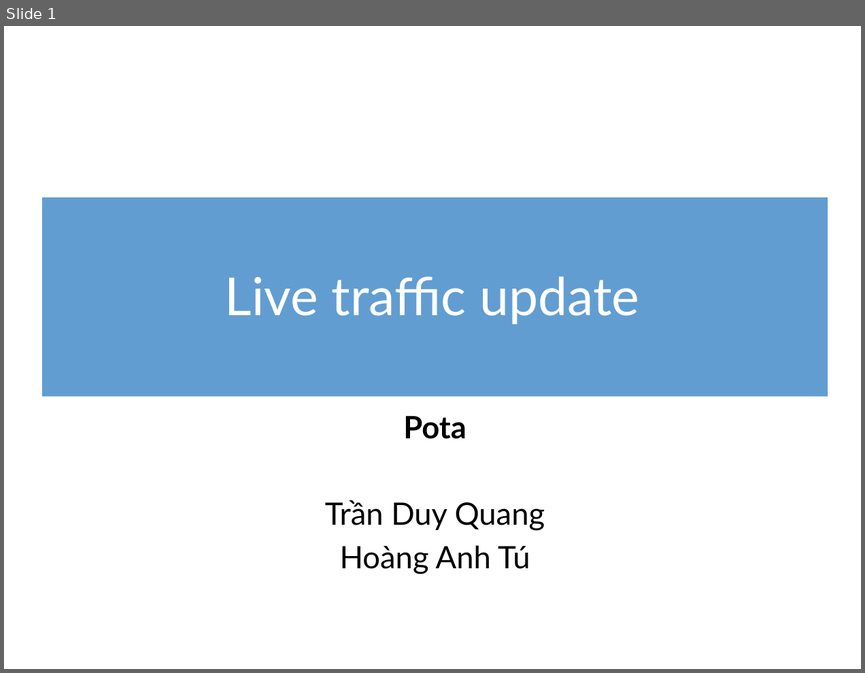
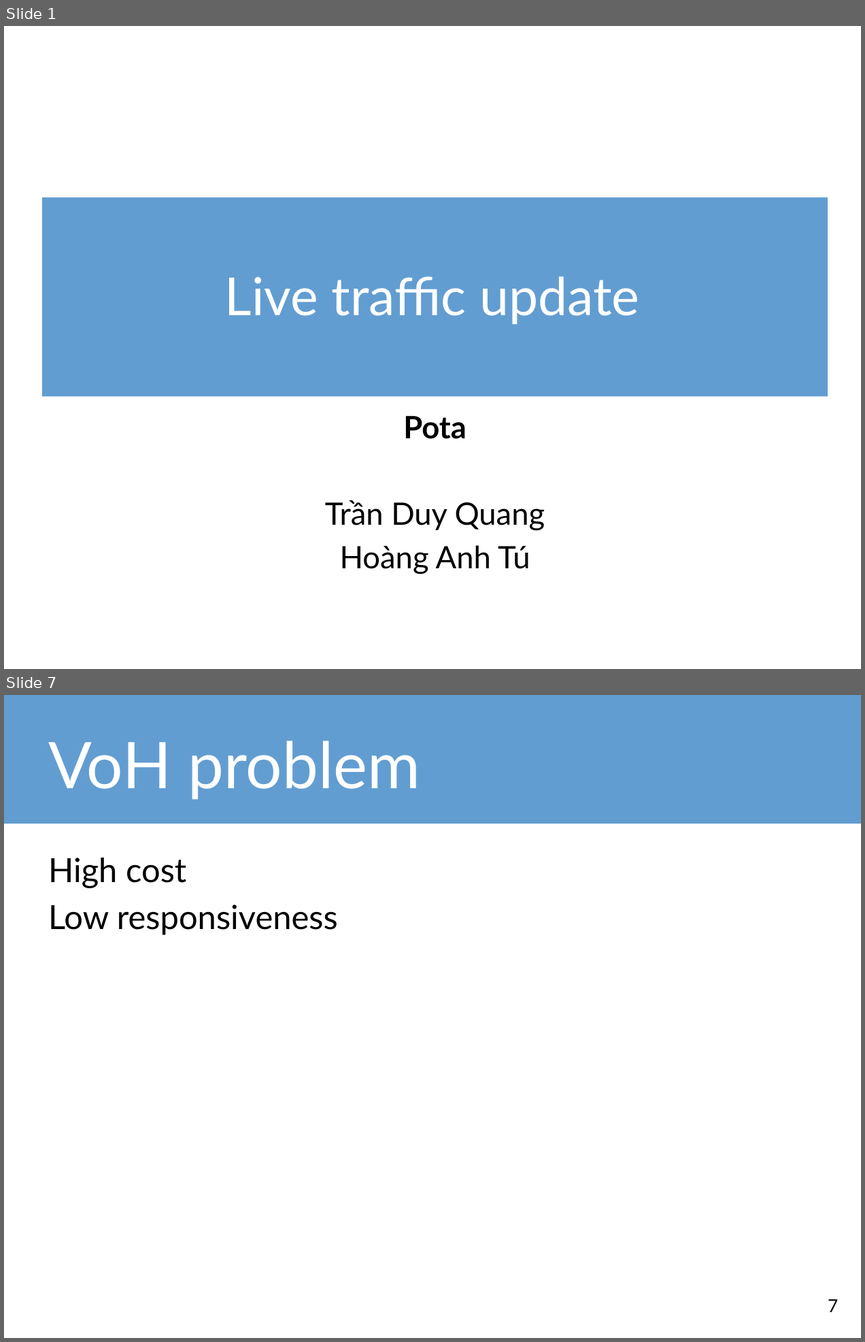
Before and after one commit to tdquang7/pota-hack-livetraffice, a slide deck: m2WorkHackathon-LiveTrafficUpdate.pptx. Shown one above the other, each under a label of ours: slide 1 before the commit, slides 1 and 7 after it; the slides between them are not shown. The pictures are 865x673 and 865x1342 pixels, drawn with LibreOffice and Linux fonts; fonts in the diff are those of the drawing. Boxes give left, top, right and bottom in pixels: in the first picture for what was removed or moved away, otherwise in the second. Text is boxed around its words. In the diff, an @@ line names an element or a change of style, - is before the commit and + after.

```diff
--- a/m2WorkHackathon-LiveTrafficUpdate.pptx
+++ b/m2WorkHackathon-LiveTrafficUpdate.pptx
@@ slide 7 added at bbox=[4, 695, 861, 1338], background #FFFFFF @@
@@ rectangle added at bbox=[4, 695, 861, 824], fill #629DD1 @@
@@ title added at bbox=[48, 741, 420, 799], 54 pt, text #FFFFFF @@
+VoH problem
@@ text added at bbox=[48, 858, 338, 935], 28 pt, text #000000 @@
+High cost
+Low responsiveness
@@ page number added at bbox=[827, 1299, 838, 1312], 15 pt, text #000000 @@
+7
```
Also in this commit, not shown: 3 slides changed, 10 other slides added, 3 slides removed, 1 other file.
